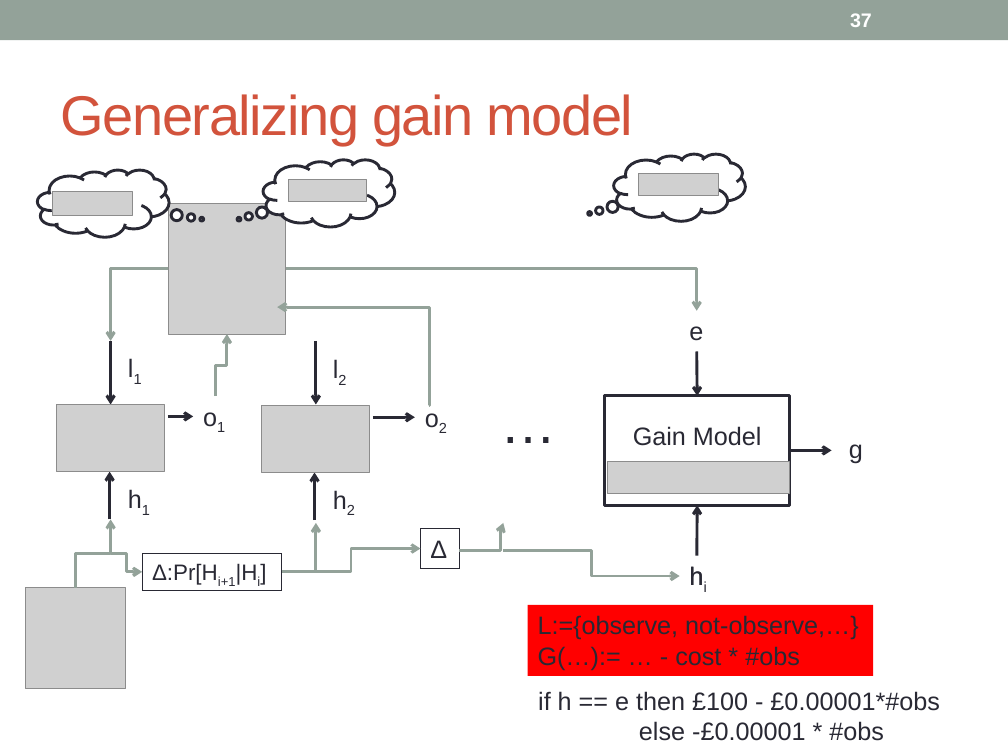
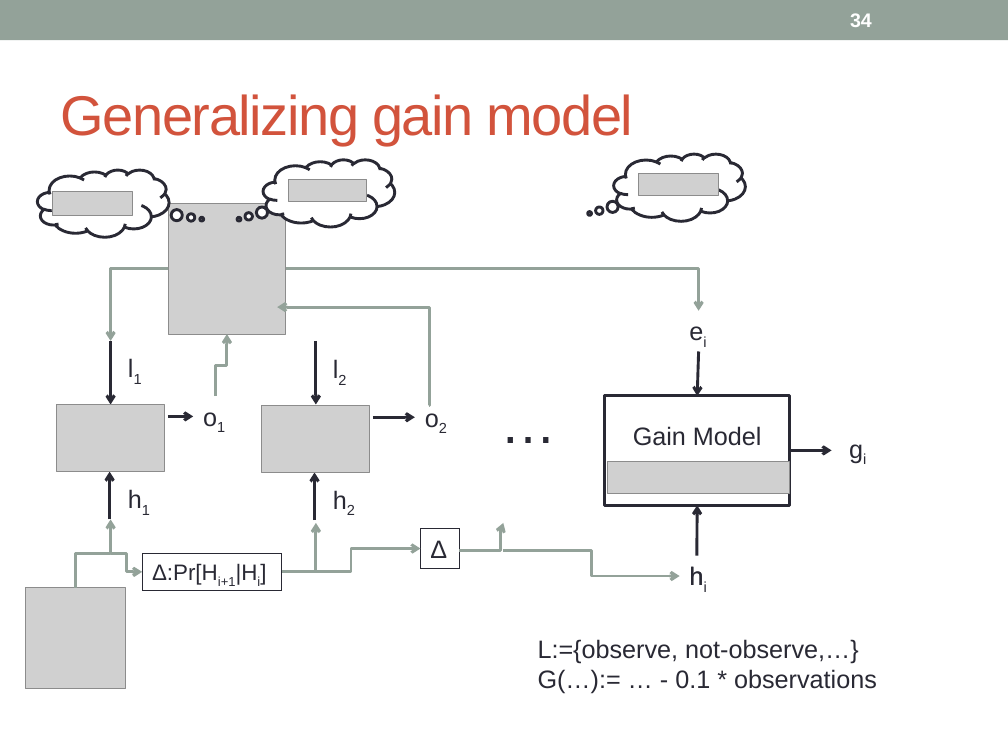
Before and after one commit to piotrm0/piotrm0.github.io, a slide deck: slide 34 of docs/mardziel15hcss.pres.pptx (slide 37 before the commit). Drawn at 1008x756 pixels with LibreOffice and Linux fonts; fonts in the diff are those of the drawing; grey boxes stand for pictures. Boxes give left, top, right and bottom in pixels: in the first picture for what was removed or moved away, otherwise in the second. Text is boxed around its words. In the diff, an @@ line names an element or a change of style, - is before the commit and + after.

```diff
--- a/docs/mardziel15hcss.pres.pptx
+++ b/docs/mardziel15hcss.pres.pptx
@@ page number at <box>850,13,872,27</box>: text changed @@
-37
+34
@@ elbow arrow (285, 269) - (699, 310): route changed @@
@@ text at <box>689,326,703,341</box>: text changed @@
-e
+ei
@@ text at <box>849,444,863,464</box>: text changed @@
-g
+gi
@@ text "L:={observe, not-observe,…}": place and size @@
-text "L:={observe, not-observe,…}" at <box>527,605,873,676</box>
+text "L:={observe, not-observe,…}" at <box>538,639,877,694</box>
@@ text "L:={observe, not-observe,…}" at <box>538,639,877,694</box>: fill #FF0000 to none @@
@@ text at <box>538,669,877,694</box>: text changed @@
-G(…):= … - cost * #obs
+G(…):= … - 0.1 * observations
@@ text removed at <box>538,691,940,741</box> @@
-if h == e then £100 - £0.00001*#obs
-else -£0.00001 * #obs
```
Also in this commit, not shown: 39 other slides changed, 2 slides added, 6 slides removed, 34 other files.
